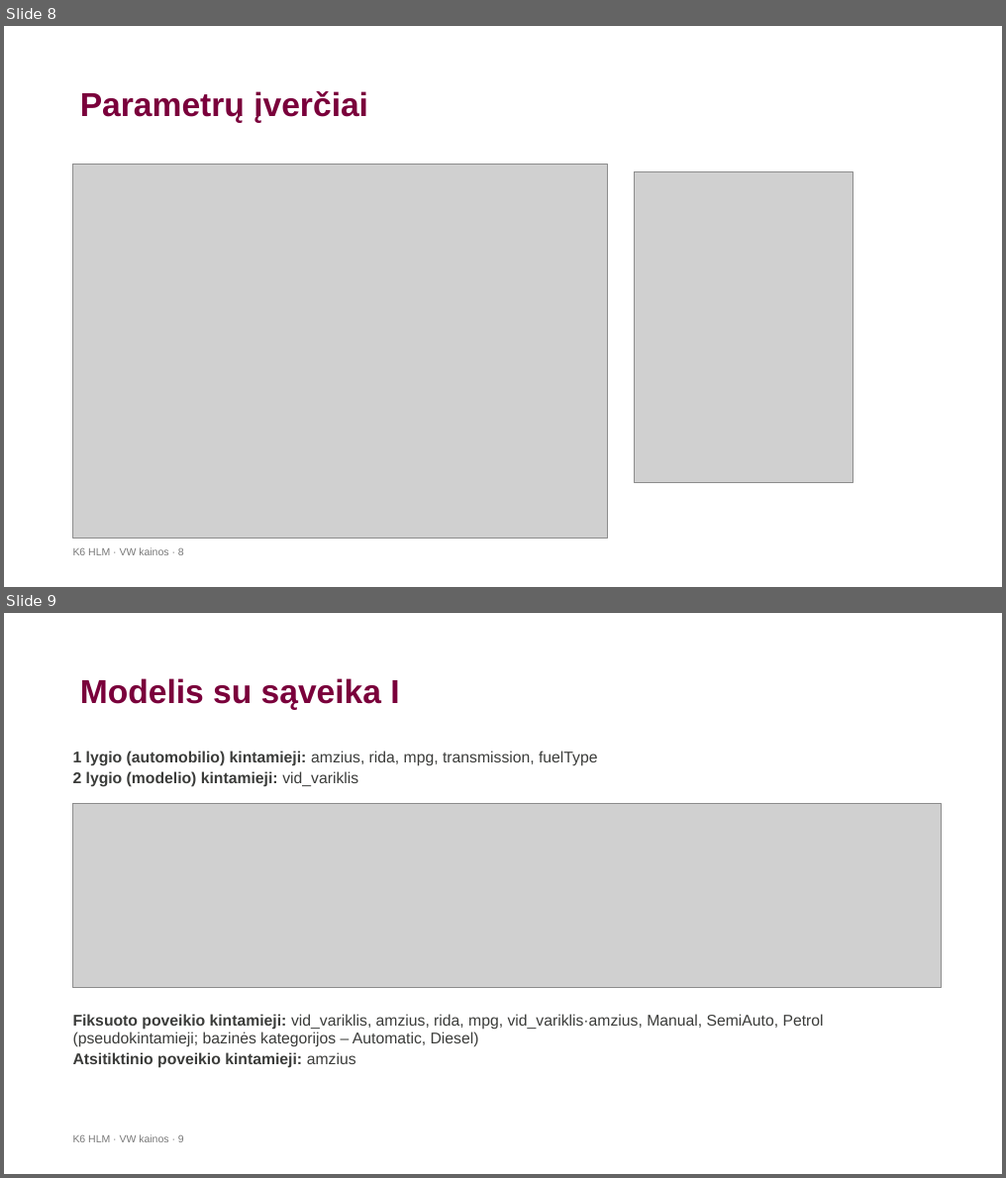
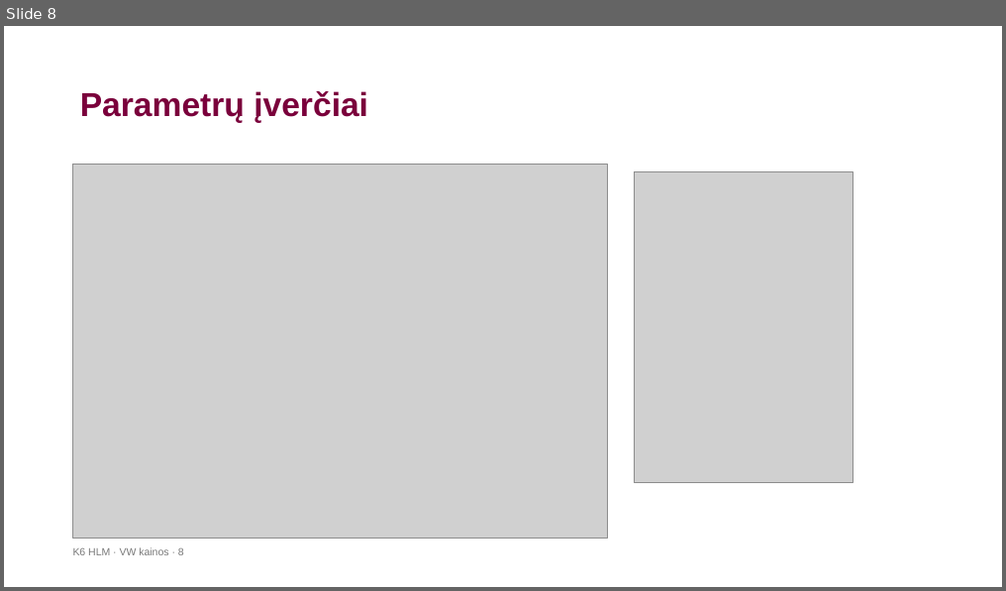
Before and after one commit to LidijaPu/K6, a slide deck: K6_HLM_VW_pristatymas-2.pptx. Shown one above the other, each under a label of ours: slides 8 and 9 before the commit, slide 8 after it. The pictures are 1006x1178 and 1006x591 pixels, drawn with LibreOffice and Linux fonts; fonts in the diff are those of the drawing; grey boxes stand for pictures; background and template pictures are left out. Boxes give left, top, right and bottom in pixels: in the first picture for what was removed or moved away, otherwise in the second. Text is boxed around its words. In the diff, an @@ line names an element or a change of style, - is before the commit and + after.

```diff
--- a/K6_HLM_VW_pristatymas-2.pptx
+++ b/K6_HLM_VW_pristatymas-2.pptx
@@ slide 9 removed at [4, 613, 1002, 1174], background #FFFFFF @@
@@ title removed at [80, 678, 399, 710] @@
-Modelis su sąveika I
@@ text removed at [73, 751, 597, 787] @@
-1 lygio (automobilio) kintamieji: amzius, rida, mpg, transmission, fuelType
-2 lygio (modelio) kintamieji: vid_variklis
@@ picture removed at [73, 804, 942, 988] @@
@@ text removed at [73, 1014, 824, 1068] @@
-Fiksuoto poveikio kintamieji: vid_variklis, amzius, rida, mpg, vid_variklis·amzius, Manual, SemiAuto, Petrol (pseudokintamieji; bazinės kategorijos – Automatic, Diesel)
-Atsitiktinio poveikio kintamieji: amzius
@@ text removed at [73, 1135, 184, 1143] @@
-K6 HLM · VW kainos · 9
```
Also in this commit, not shown: 6 slides changed, 1 slide added, 4 other slides removed, 4 other files.
